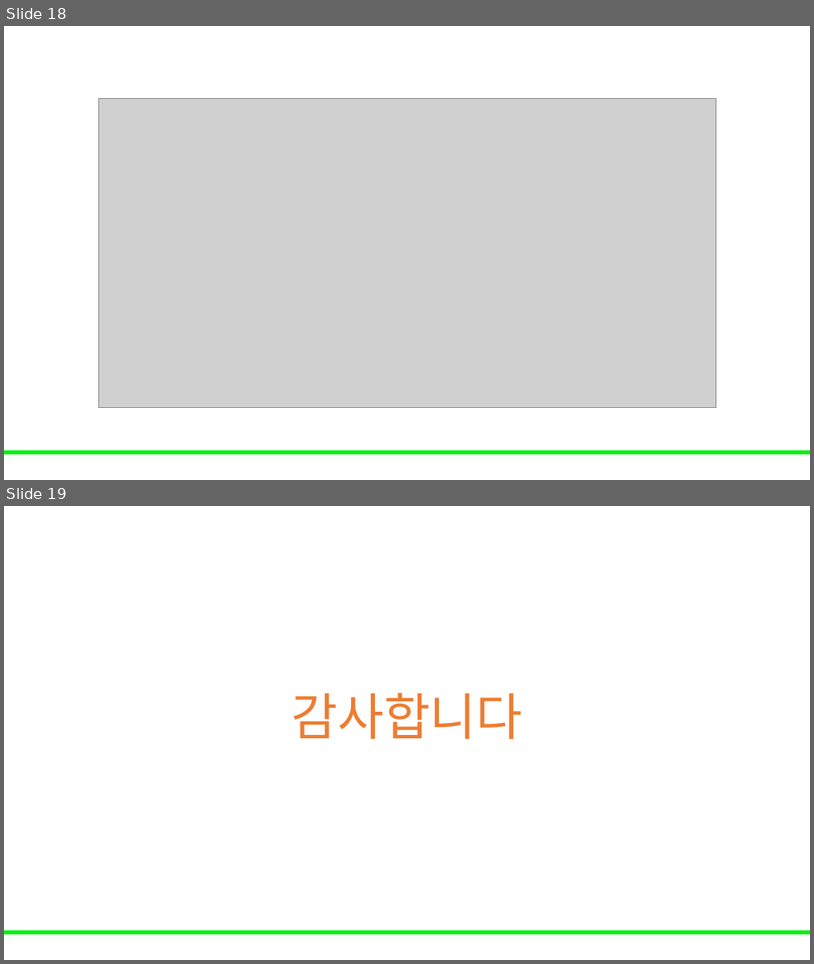
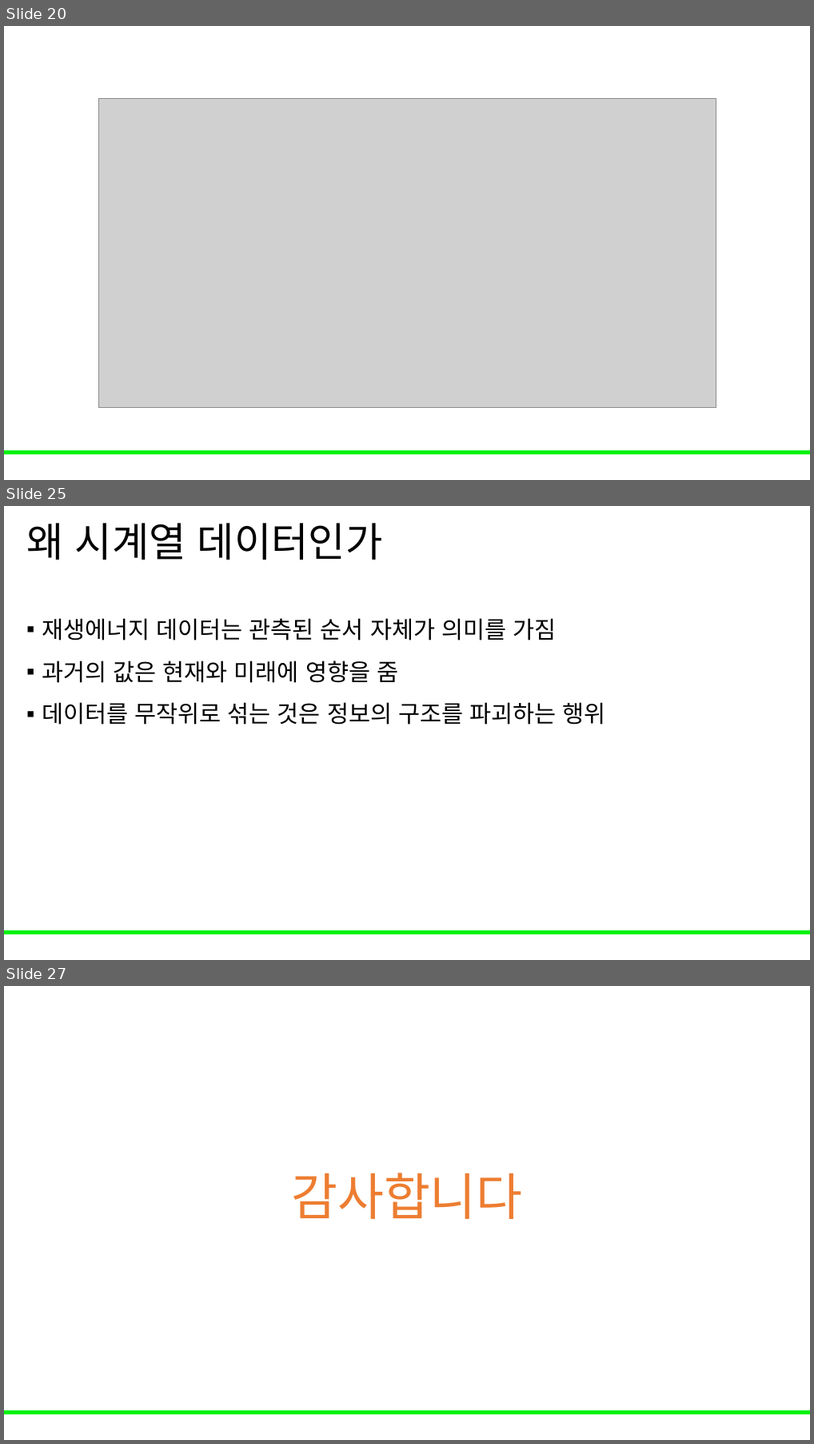
Before and after one commit to Leader-Lesson/KDT_RE_5th, a slide deck: material/5_AI/04_데이터 전처리와 EDA 기초.pptx. Shown one above the other, each under a label of ours: slides 18 and 19 before the commit, slides 20, 25 and 27 after it; the slides between them are not shown. The pictures are 814x964 and 814x1444 pixels, drawn with LibreOffice and Linux fonts; fonts in the diff are those of the drawing; grey boxes stand for pictures; background and template pictures are left out. Boxes give left, top, right and bottom in pixels: in the first picture for what was removed or moved away, otherwise in the second. Text is boxed around its words. In the diff, an @@ line names an element or a change of style, - is before the commit and + after.

```diff
--- a/material/5_AI/04_데이터 전처리와 EDA 기초.pptx
+++ b/material/5_AI/04_데이터 전처리와 EDA 기초.pptx
@@ slide 25 added at (4,506,810,960), background #FFFFFF; not listed: 1 template element that a slide beside it also shows @@
@@ title added at (26,523,383,560), 48 pt, text #000000 @@
+왜 시계열 데이터인가
@@ text added at (42,618,606,724), 28 pt, text #000000 @@
+▪ 재생에너지 데이터는 관측된 순서 자체가 의미를 가짐
+▪ 과거의 값은 현재와 미래에 영향을 줌
+▪ 데이터를 무작위로 섞는 것은 정보의 구조를 파괴하는 행위
@@ what was slide 18 is now slide 20 @@
@@ what was slide 19 is now slide 27 @@
```
Also in this commit, not shown: 3 slides changed, 7 other slides added.
